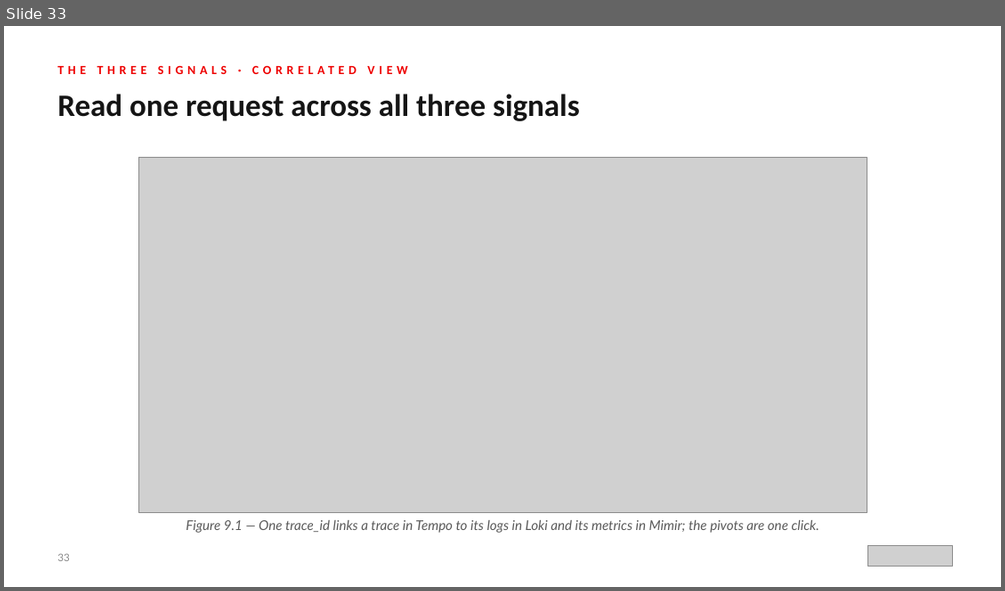
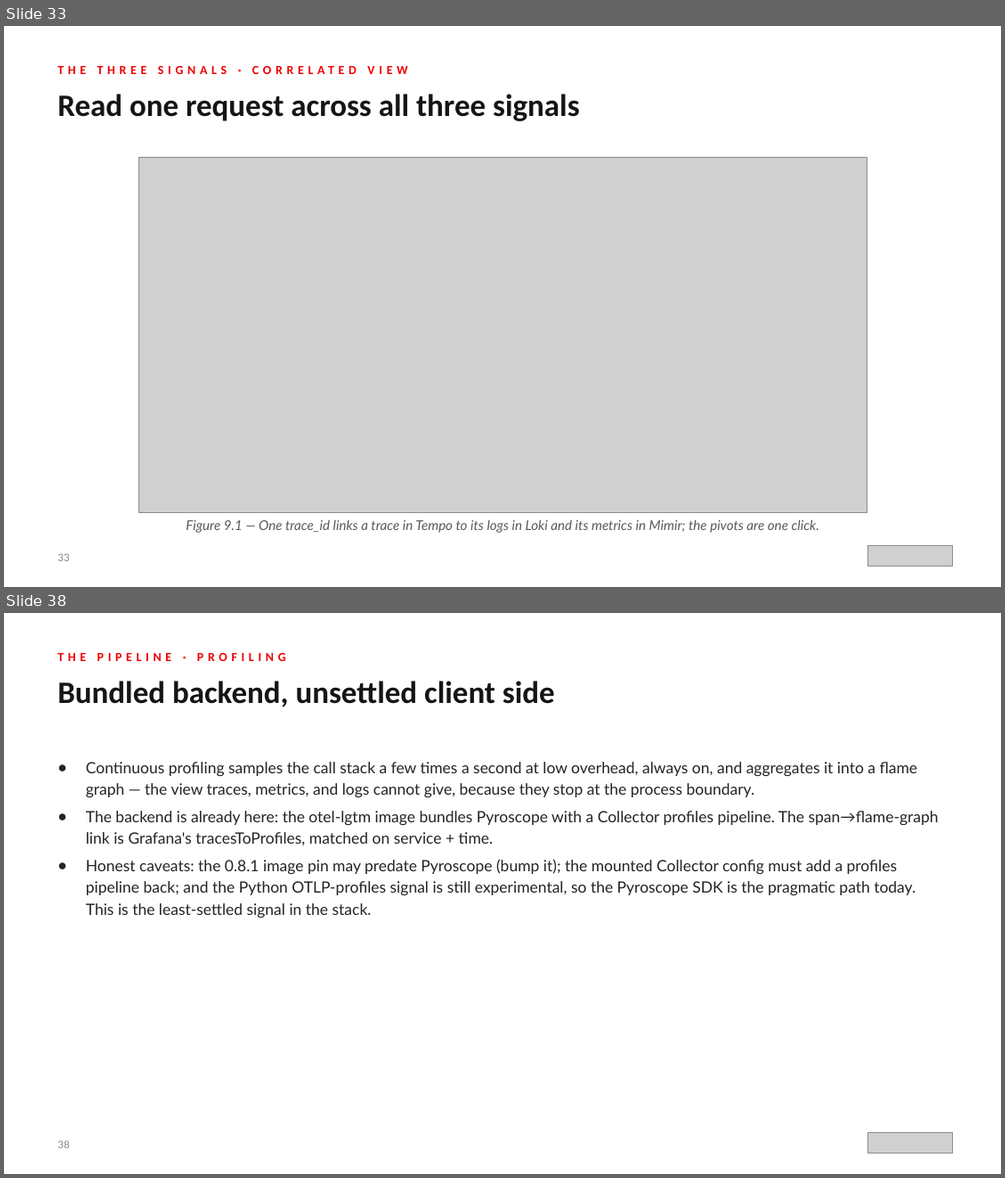
Before and after one commit to patterncatalyst/observability-python-otel-lgtm, a slide deck: presentations/otel-lgtm-python.pptx. Shown one above the other, each under a label of ours: slide 33 before the commit, slides 33 and 38 after it; the slides between them are not shown. The pictures are 1005x591 and 1005x1178 pixels, drawn with LibreOffice and Linux fonts; fonts in the diff are those of the drawing; grey boxes stand for pictures. Boxes give left, top, right and bottom in pixels: in the first picture for what was removed or moved away, otherwise in the second. Text is boxed around its words. In the diff, an @@ line names an element or a change of style, - is before the commit and + after.

Commit message:
r1.11: deck Part 2 — pipeline divider + §10 sampling & §11 profiling slides; fix divider title overflow; reframe closing; bump cover rev

```diff
--- a/presentations/otel-lgtm-python.pptx
+++ b/presentations/otel-lgtm-python.pptx
@@ slide 38 added at (4, 613, 1001, 1174), background #FFFFFF @@
@@ text added at (57, 653, 286, 661), 12 pt, text #EE0000, bold @@
+THE PIPELINE · PROFILING
@@ text added at (57, 681, 555, 707), 30 pt, text #151515, bold @@
+Bundled backend, unsettled client side
@@ text added at (86, 762, 938, 917), 15 pt, text #242424 @@
+● Continuous profiling samples the call stack a few times a second at low overhead, always on, and aggregates it into a flame graph — the view traces, metrics, and logs cannot give, because they stop at the process boundary.
+● The backend is already here: the otel-lgtm image bundles Pyroscope with a Collector profiles pipeline. The span→flame-graph link is Grafana's tracesToProfiles, matched on service + time.
+● Honest caveats: the 0.8.1 image pin may predate Pyroscope (bump it); the mounted Collector config must add a profiles pipeline back; and the Python OTLP-profiles signal is still experimental, so the Pyroscope SDK is the pragmatic path today. This is the least-settled signal in the stack.
@@ text added at (57, 1140, 69, 1148), 10 pt, text #8A8A8A @@
+38
@@ picture added at (867, 1133, 952, 1153) @@
```
Also in this commit, not shown: 3 slides changed, 4 other slides added, 1 other file.
